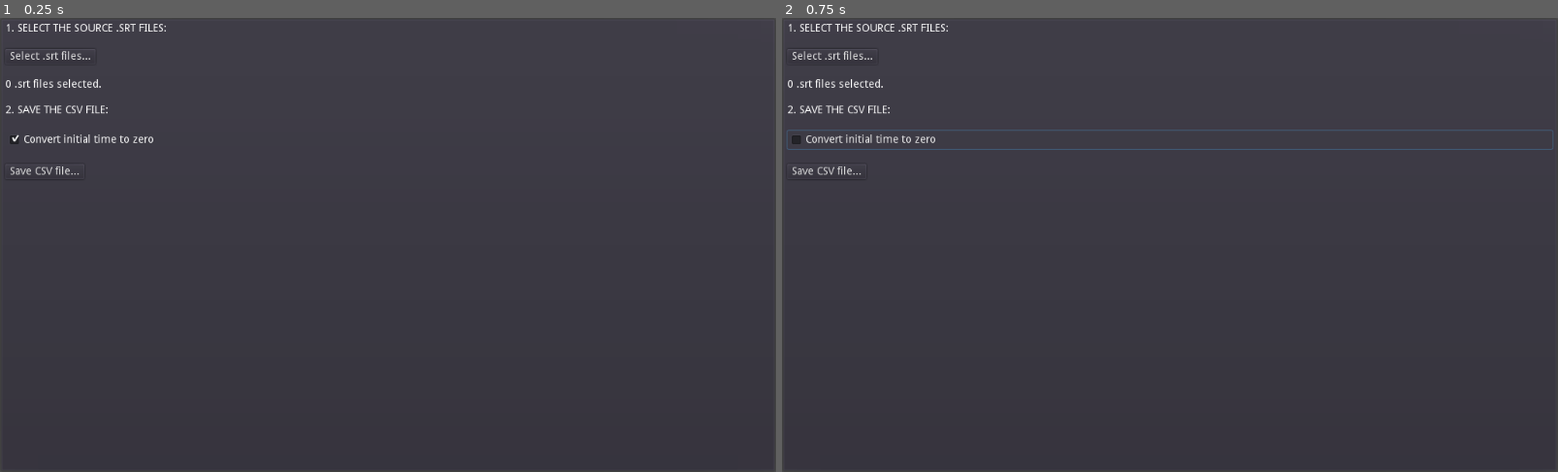
Above: before the commit, frames 1-2 (left to right).
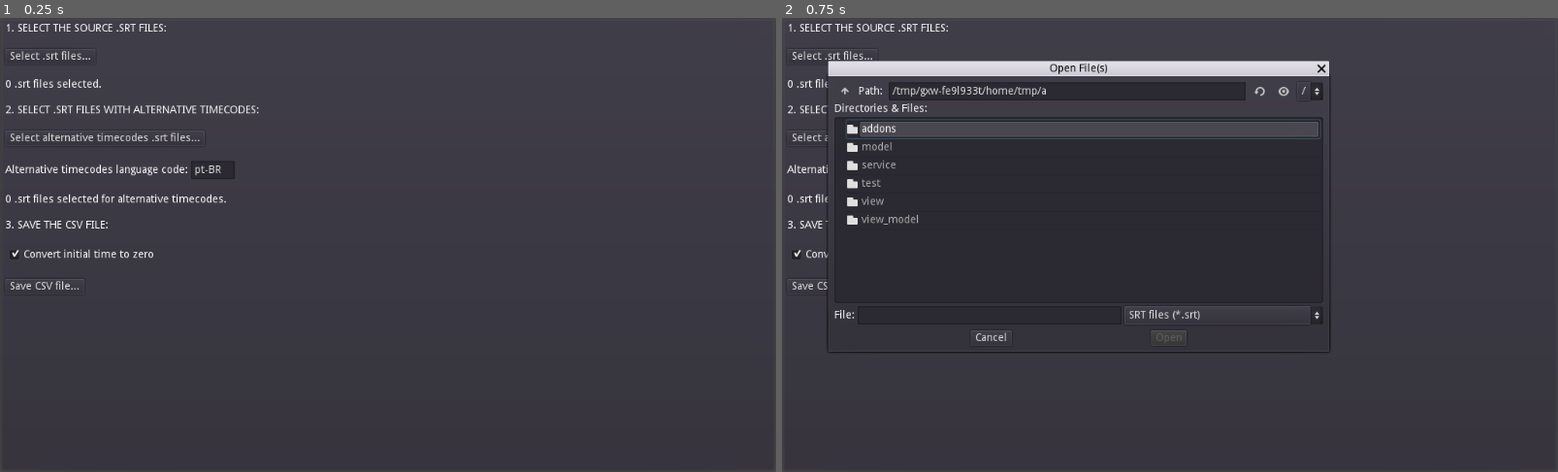
Above: after the commit, the same moments.

Repository: Loomiarts/SRT2CSV
Game: Godot game, scene res://view/main_view.tscn
Two runs of this game, one before a commit and one after it. Both use one fixed random seed, a clock stepped at 60 frames per second and the inputs below.
Inputs (mouse positions are in pixels of both pictures, inside the frame that each line leads up to):
- Up to frame 1 (0.25 s): no input
- Up to frame 2 (0.75 s): click (890, 140) at 0.5 s, where only the run after the commit has a clickable "Select alternative timecodes …"

The runs differ from the first frame. In frame 1, 1.5% of the frame differs, in the area x 0-34%, y 19-60%; in frame 2, 5.4%, in the area x 0-100%, y 9-74%.

Commit message:
Adding alternative timecodes to the subtitles based on alternative files.

Diff:
--- a/model/s51_subtitle.gd
+++ b/model/s51_subtitle.gd
@@ -15,8 +15,8 @@
 	alternative_timecodes_by_language_code = {}
 
 
-func add_srt_subtitle_as_alternative_timecode(srt_subtitle: SRTSubtitle, language_code: String):
-	alternative_timecodes_by_language_code[language_code] = srt_subtitle.time.duplicate()
+func add_subtitle_as_alternative_timecode(subtitle, language_code: String):
+	alternative_timecodes_by_language_code[language_code] = subtitle.time.duplicate()
 
 
 func _to_string():
--- a/model/srt_file.gd
+++ b/model/srt_file.gd
@@ -25,14 +25,12 @@
 	return basename.substr(dir.length() + 1)
 
 
-func convert_to_internal_format_subtitles() -> String:
-	var result = ""
+func convert_to_internal_format_subtitles() -> Array:
+	var result = []
 	for srt_subtitle in subtitles:
-		if result.length() > 0:
-			result += "\n\n"
 		var s51_subtitle = S51Subtitle.new()
 		s51_subtitle.initialize_with_srt_subtitle(srt_subtitle)
-		result += s51_subtitle.to_string()
+		result.append(s51_subtitle)
 	return result
 
 
--- a/service/subtitle_service.gd
+++ b/service/subtitle_service.gd
@@ -2,18 +2,23 @@
 extends Reference
 
 
-func convert_srt_files_to_csv_rows_and_columns(srt_files: Array) -> Array:
-	var keys = []
-	var subtitles_by_key = {}
-	for srt_file in srt_files:
-		var key = srt_file.get_name_without_extension()
-		keys.append(key)
-		subtitles_by_key[key] = srt_file.convert_to_internal_format_subtitles()
+func s51_subtitles_to_string(subtitles: Array) -> String:
+	var result = ""
+	for subtitle in subtitles:
+		if result.length() > 0:
+			result += "\n\n"
+		result += subtitle.to_string()
+	return result
+
+
+func convert_subtitles_to_csv_rows_and_columns(subtitles_by_key: Dictionary) -> Array:
+	var keys = subtitles_by_key.keys().duplicate()
 	keys.sort()
 	var csv_rows_and_columns = []
 	csv_rows_and_columns.append(["Key", "SourceString", "Comment"])
 	for key in keys:
-		csv_rows_and_columns.append([key, subtitles_by_key[key]])
+		var subtitles = subtitles_by_key[key]
+		csv_rows_and_columns.append([key, s51_subtitles_to_string(subtitles)])
 	return csv_rows_and_columns
 
 
@@ -46,3 +51,8 @@
 			column_str += "\"%s\"" % column.replace("\"", "\"\"")
 		csv += column_str
 	return csv
+
+
+func add_alternative_timecodes_to_subtitles(alt_timecodes_subtitles: Array, target_subtitles: Array, language_code: String):
+	for i in range(min(alt_timecodes_subtitles.size(), target_subtitles.size())):
+		target_subtitles[i].add_subtitle_as_alternative_timecode(alt_timecodes_subtitles[i], language_code)
--- a/test/model/s51_subtitle_test.gd
+++ b/test/model/s51_subtitle_test.gd
@@ -29,12 +29,12 @@
 	subtitle.time.end.string_value = "00:02:15,123"
 	subtitle.text = "Example text."
 
-	var srt_subtitle = SRTSubtitle.new()
-	srt_subtitle.time.start.string_value = "00:01:16,123"
-	srt_subtitle.time.end.string_value = "00:02:17,123"
+	var alt_timecode_subtitle = S51Subtitle.new()
+	alt_timecode_subtitle.time.start.string_value = "00:01:16,123"
+	alt_timecode_subtitle.time.end.string_value = "00:02:17,123"
 
 	# when:
-	subtitle.add_srt_subtitle_as_alternative_timecode(srt_subtitle, "pt-BR")
+	subtitle.add_subtitle_as_alternative_timecode(alt_timecode_subtitle, "pt-BR")
 
 	# then:
 	asserts.is_equal(subtitle.time.start.string_value, "00:01:15,123")
--- a/test/model/srt_file_test.gd
+++ b/test/model/srt_file_test.gd
@@ -42,36 +42,38 @@
 
 func test_should_convert_to_internal_format():
 	# given:
-	srt_file.set_content("""
-1
-00:00:00,000 --> 00:00:10,000
-Line 1.
+	var subtitle1 = SRTSubtitle.new()
+	subtitle1.time.string_value = "00:00:00,000 --> 00:00:10,000"
+	subtitle1.text = "Line 1."
 
-2
-00:00:20,000 --> 00:00:30,000
-Line 2.""")
+	var subtitle2 = SRTSubtitle.new()
+	subtitle2.time.string_value = "00:00:20,000 --> 00:00:30,000"
+	subtitle2.text = "Line 2."
+
+	srt_file.subtitles = [subtitle1, subtitle2]
 
 	# when:
 	var result = srt_file.convert_to_internal_format_subtitles()
 
 	# then:
-	asserts.is_equal(result, """00:00:00,000 --> 00:00:10,000
-Line 1.
-
-00:00:20,000 --> 00:00:30,000
-Line 2.""")
+	asserts.is_equal(result.size(), 2)
+	asserts.is_equal(result[0].time.to_string(), "00:00:00,000 --> 00:00:10,000")
+	asserts.is_equal(result[0].text, "Line 1.")
+	asserts.is_equal(result[1].time.to_string(), "00:00:20,000 --> 00:00:30,000")
+	asserts.is_equal(result[1].text, "Line 2.")
 
 
 func test_should_offset_to_zero():
 	# given:
-	srt_file.set_content("""
-1
-00:00:02,000 --> 00:00:10,000
-Line 1.
+	var subtitle1 = SRTSubtitle.new()
+	subtitle1.time.string_value = "00:00:02,000 --> 00:00:10,000"
+	subtitle1.text = "Line 1."
 
-2
-00:00:20,000 --> 00:00:30,000
-Line 2.""")
+	var subtitle2 = SRTSubtitle.new()
+	subtitle2.time.string_value = "00:00:20,000 --> 00:00:30,000"
+	subtitle2.text = "Line 2."
+
+	srt_file.subtitles = [subtitle1, subtitle2]
 
 	# when:
 	srt_file.offset_to_start_time_zero()
--- a/test/service/subtitle_service_test.gd
+++ b/test/service/subtitle_service_test.gd
@@ -5,6 +5,27 @@
 
 func pre():
 	service = SubtitleService.new()
+
+
+func test_should_convert_subtitles_to_string():
+	# given:
+	var subtitle1 = S51Subtitle.new()
+	subtitle1.time.string_value = "00:00:00,000 --> 00:00:10,000"
+	subtitle1.text = "Line 1."
+
+	var subtitle2 = S51Subtitle.new()
+	subtitle2.time.string_value = "00:00:20,000 --> 00:00:30,000"
+	subtitle2.text = "Line 2."
+
+	# when:
+	var result = service.s51_subtitles_to_string([subtitle1, subtitle2])
+
+	# then:
+	asserts.is_equal(result, """00:00:00,000 --> 00:00:10,000
+Line 1.
+
+00:00:20,000 --> 00:00:30,000
+Line 2.""")
 
 
 func test_should_convert_to_csv():
@@ -21,26 +42,25 @@
 	asserts.is_equal(result, "\"value\",\"other value\",\"yet other value\"\n\"value with\nnew line\",\"value with \"\"quotes\"\"\"")
 
 
-func test_should_convert_srt_files_to_csv_rows_and_columns():
+func test_should_convert_subtitles_to_csv_rows_and_columns():
 	# given:
-	var srt1 = SRTFile.new()
-	srt1.file_path = "srts/sub1.srt"
-	srt1.set_content("""1
-00:00:00,000 --> 00:00:02,000
-Line 1.
+	var subtitle1 = S51Subtitle.new()
+	subtitle1.time.string_value = "00:00:00,000 --> 00:00:02,000"
+	subtitle1.text = "Line 1."
 
-2
-00:00:02,000 --> 00:00:04,000
-Line 2.""")
+	var subtitle2 = S51Subtitle.new()
+	subtitle2.time.string_value = "00:00:02,000 --> 00:00:04,000"
+	subtitle2.text = "Line 2."
 
-	var srt2 = SRTFile.new()
-	srt2.file_path = "srts/sub2.srt"
-	srt2.set_content("""1
-00:00:00,000 --> 00:00:02,000
-Another line.""")
+	var subtitle3 = S51Subtitle.new()
+	subtitle3.time.string_value = "00:00:00,000 --> 00:00:02,000"
+	subtitle3.text = "Another line."
 
 	# when:
-	var result = service.convert_srt_files_to_csv_rows_and_columns([srt1, srt2])
+	var result = service.convert_subtitles_to_csv_rows_and_columns({
+		"sub_key_1": [subtitle1, subtitle2],
+		"sub_key_2": [subtitle3],
+	})
 
 	# then:
 	var subtitles_internal_format1 = """00:00:00,000 --> 00:00:02,000
@@ -51,14 +71,35 @@
 
 	var subtitles_internal_format2 = """00:00:00,000 --> 00:00:02,000
 Another line."""
-	print(result)
-	print([
-		["Key", "SourceString", "Comment"],
-		["sub1", subtitles_internal_format1],
-		["sub2", subtitles_internal_format2],
-	])
+
 	asserts.is_equal(result, [
 		["Key", "SourceString", "Comment"],
-		["sub1", subtitles_internal_format1],
-		["sub2", subtitles_internal_format2],
+		["sub_key_1", subtitles_internal_format1],
+		["sub_key_2", subtitles_internal_format2],
 	])
+
+
+func test_should_add_alternative_timecodes_to_subtitles():
+	# given:
+	var subtitle1 = S51Subtitle.new()
+	subtitle1.time.string_value = "00:00:00,000 --> 00:00:10,000"
+
+	var subtitle2 = S51Subtitle.new()
+	subtitle2.time.string_value = "00:00:20,000 --> 00:00:30,000"
+
+	var alt_subtitle1 = S51Subtitle.new()
+	alt_subtitle1.time.string_value = "00:00:01,000 --> 00:00:11,000"
+
+	var alt_subtitle2 = S51Subtitle.new()
+	alt_subtitle2.time.string_value = "00:00:21,000 --> 00:00:31,000"
+
+	# when:
+	service.add_alternative_timecodes_to_subtitles([alt_subtitle1, alt_subtitle2], [subtitle1, subtitle2], "pt-BR")
+
+	# then:
+	asserts.is_equal(subtitle1.time.string_value, "00:00:00,000 --> 00:00:10,000")
+	asserts.is_equal(subtitle1.alternative_timecodes_by_language_code.size(), 1)
+	asserts.is_equal(subtitle1.alternative_timecodes_by_language_code["pt-BR"].string_value, "00:00:01,000 --> 00:00:11,000")
+	asserts.is_equal(subtitle2.time.string_value, "00:00:20,000 --> 00:00:30,000")
+	asserts.is_equal(subtitle2.alternative_timecodes_by_language_code.size(), 1)
+	asserts.is_equal(subtitle2.alternative_timecodes_by_language_code["pt-BR"].string_value, "00:00:21,000 --> 00:00:31,000")
--- a/view/main_view.gd
+++ b/view/main_view.gd
@@ -12,6 +12,8 @@
 func _refresh_ui():
 	$PanelContainer/VBox/XFilesSelectedLabel.text = "%d .srt files selected." % view_model.srt_files_paths.size()
 	$PanelContainer/VBox/ConvertInitialTimeToZeroCheckBox.pressed = view_model.convert_initial_time_to_zero
+	$PanelContainer/VBox/HBox/LanguageCodeEdit.text = view_model.alternative_timecode_language_code
+	$PanelContainer/VBox/XAlternativeTimecodesFilesSelectedLabel.text = "%d .srt files selected for alternative timecodes." % view_model.alternative_timecode_srt_files_paths.size()
 
 
 func _on_ConvertInitialTimeToZeroCheckBox_toggled(button_pressed):
@@ -34,3 +36,15 @@
 func _on_SaveFileDialog_file_selected(path):
 	view_model.save_csv(path)
 	$PanelContainer/VBox/ResultLabel.visible = true
+
+
+func _on_LanguageCodeEdit_text_changed(new_text):
+	view_model.alternative_timecode_language_code = new_text
+
+
+func _on_SelectAlternativeTimecodesSRTButton_pressed():
+	$OpenAlternativeLangSrtFilesDialog.popup()
+
+
+func _on_OpenAlternativeLangSrtFilesDialog_files_selected(paths):
+	view_model.alternative_timecode_srt_files_paths = paths
--- a/view/main_view.tscn
+++ b/view/main_view.tscn
@@ -44,7 +44,6 @@
 text = "X .srt files selected."
 
 [node name="Step2Label" type="Label" parent="PanelContainer/VBox"]
-visible = false
 margin_top = 108.0
 margin_right = 1010.0
 margin_bottom = 122.0
@@ -52,18 +51,16 @@
 uppercase = true
 
 [node name="SelectAlternativeTimecodesSRTButton" type="Button" parent="PanelContainer/VBox"]
-visible = false
-margin_top = 108.0
+margin_top = 142.0
 margin_right = 263.0
-margin_bottom = 128.0
+margin_bottom = 162.0
 size_flags_horizontal = 0
 text = "Select alternative timecodes .srt files..."
 
 [node name="HBox" type="HBoxContainer" parent="PanelContainer/VBox"]
-visible = false
-margin_top = 108.0
+margin_top = 182.0
 margin_right = 1010.0
-margin_bottom = 132.0
+margin_bottom = 206.0
 __meta__ = {
 "_edit_use_anchors_": false
 }
@@ -80,32 +77,31 @@
 margin_bottom = 24.0
 
 [node name="XAlternativeTimecodesFilesSelectedLabel" type="Label" parent="PanelContainer/VBox"]
-visible = false
-margin_top = 108.0
+margin_top = 226.0
 margin_right = 1010.0
-margin_bottom = 122.0
+margin_bottom = 240.0
 text = "X .srt files selected for alternative timecodes."
 
 [node name="Step3Label" type="Label" parent="PanelContainer/VBox"]
-margin_top = 108.0
+margin_top = 260.0
 margin_right = 1010.0
-margin_bottom = 122.0
-text = "2. Save the CSV file:"
+margin_bottom = 274.0
+text = "3. Save the CSV file:"
 uppercase = true
 
 [node name="ConvertInitialTimeToZeroCheckBox" type="CheckBox" parent="PanelContainer/VBox"]
-margin_top = 142.0
+margin_top = 294.0
 margin_right = 1010.0
-margin_bottom = 166.0
+margin_bottom = 318.0
 text = "Convert initial time to zero"
 __meta__ = {
 "_edit_use_anchors_": false
 }
 
 [node name="SaveButton" type="Button" parent="PanelContainer/VBox"]
-margin_top = 186.0
+margin_top = 338.0
 margin_right = 104.0
-margin_bottom = 206.0
+margin_bottom = 358.0
 size_flags_horizontal = 0
 text = "Save CSV file..."
 
@@ -117,6 +113,18 @@
 text = "Saved!"
 
 [node name="OpenSrcFilesDialog" type="FileDialog" parent="."]
+margin_left = 61.0
+margin_top = 77.0
+margin_right = 722.0
+margin_bottom = 441.0
+window_title = "Open File(s)"
+mode = 1
+access = 2
+filters = PoolStringArray( "*.srt ; SRT files" )
+current_dir = "/Projects/SRT2CSV"
+current_path = "/Projects/SRT2CSV/"
+
+[node name="OpenAlternativeLangSrtFilesDialog" type="FileDialog" parent="."]
 margin_left = 61.0
 margin_top = 77.0
 margin_right = 722.0
@@ -140,7 +148,10 @@
 current_path = "/Projects/SRT2CSV/"
 
 [connection signal="pressed" from="PanelContainer/VBox/SelectSRTButton" to="." method="_on_SelectSRTButton_pressed"]
+[connection signal="pressed" from="PanelContainer/VBox/SelectAlternativeTimecodesSRTButton" to="." method="_on_SelectAlternativeTimecodesSRTButton_pressed"]
+[connection signal="text_changed" from="PanelContainer/VBox/HBox/LanguageCodeEdit" to="." method="_on_LanguageCodeEdit_text_changed"]
 [connection signal="toggled" from="PanelContainer/VBox/ConvertInitialTimeToZeroCheckBox" to="." method="_on_ConvertInitialTimeToZeroCheckBox_toggled"]
 [connection signal="pressed" from="PanelContainer/VBox/SaveButton" to="." method="_on_SaveButton_pressed"]
 [connection signal="files_selected" from="OpenSrcFilesDialog" to="." method="_on_OpenSrcFilesDialog_files_selected"]
+[connection signal="files_selected" from="OpenAlternativeLangSrtFilesDialog" to="." method="_on_OpenAlternativeLangSrtFilesDialog_files_selected"]
 [connection signal="file_selected" from="SaveFileDialog" to="." method="_on_SaveFileDialog_file_selected"]
--- a/view_model/main_view_model.gd
+++ b/view_model/main_view_model.gd
@@ -13,11 +13,27 @@
 
 
 func save_csv(csv_file_path):
-	var srt_files = []
-	for srt_file_path in srt_files_paths:
-		var srt_file = subtitle_service.load_srt_file(srt_file_path)
+	var srt_files = _batch_load_srt(srt_files_paths)
+	var alternative_language_timecode_srt_files = _batch_load_srt(alternative_timecode_srt_files_paths)
+	var s51_subtitles = _convert_srt_files_to_s51_subtitles(srt_files)
+	var s51_alternative_lang_timecodes_subtitles = _convert_srt_files_to_s51_subtitles(alternative_language_timecode_srt_files)
+	subtitle_service.add_alternative_timecodes_to_subtitles(s51_alternative_lang_timecodes_subtitles, s51_subtitles, alternative_timecode_language_code)
+	var csv_rows_and_columns = subtitle_service.convert_subtitles_to_csv_rows_and_columns(s51_subtitles)
+	subtitle_service.save_csv(csv_rows_and_columns, csv_file_path)
+
+
+func _batch_load_srt(paths) -> Array:
+	var result = []
+	for path in paths:
+		var srt_file = subtitle_service.load_srt_file(path)
 		if convert_initial_time_to_zero:
 			srt_file.offset_to_start_time_zero()
-		srt_files.append(srt_file)
-	var csv_rows_and_columns = subtitle_service.convert_srt_files_to_csv_rows_and_columns(srt_files)
-	subtitle_service.save_csv(csv_rows_and_columns, csv_file_path)
+		result.append(srt_file)
+	return result
+
+
+func _convert_srt_files_to_s51_subtitles(srt_files: Array) -> Dictionary:
+	var result = {}
+	for srt_file in srt_files:
+		result[srt_file.get_name_without_extension()] = srt_file.convert_to_internal_format_subtitles()
+	return result
Not shown, changed: test/results/results.xml
